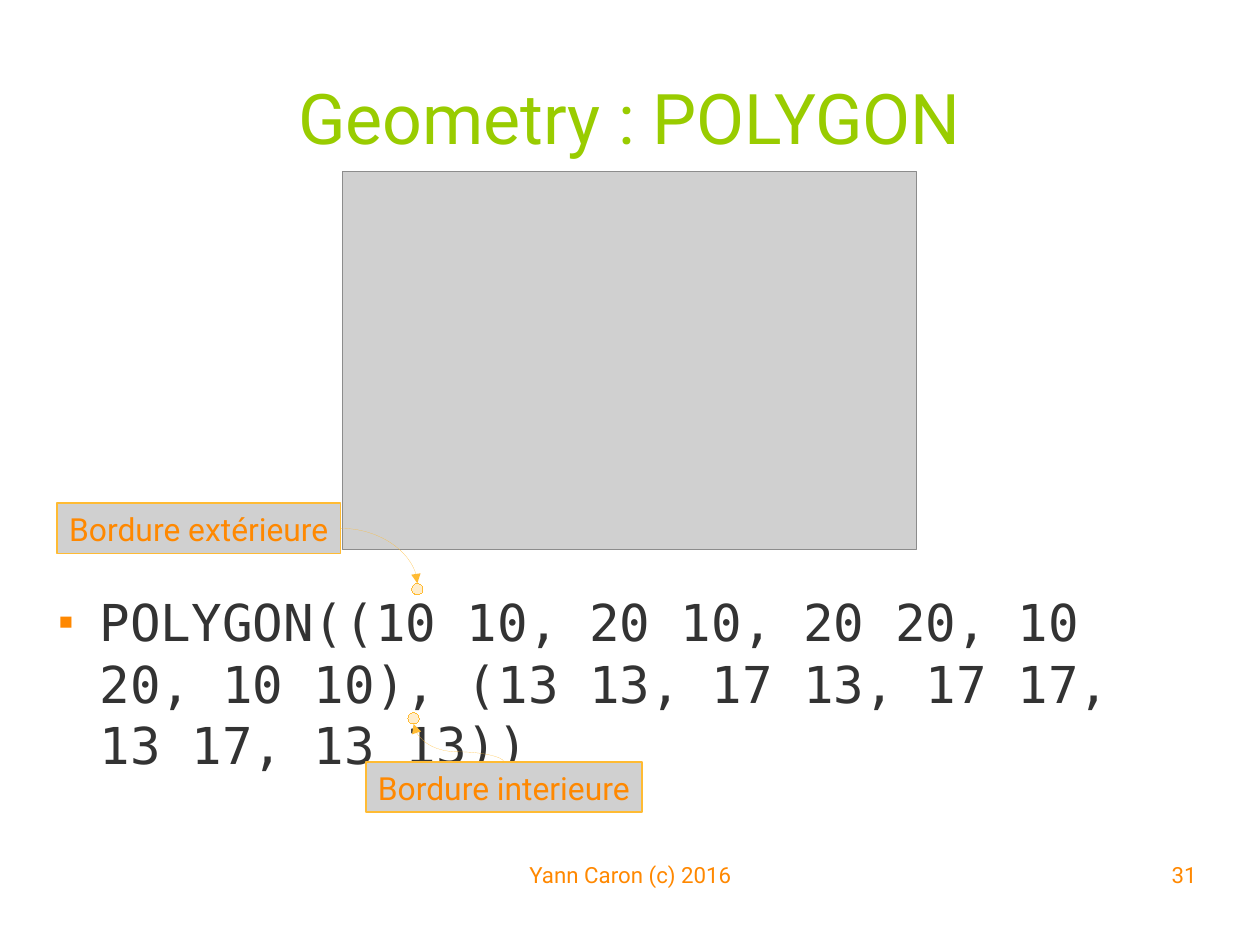
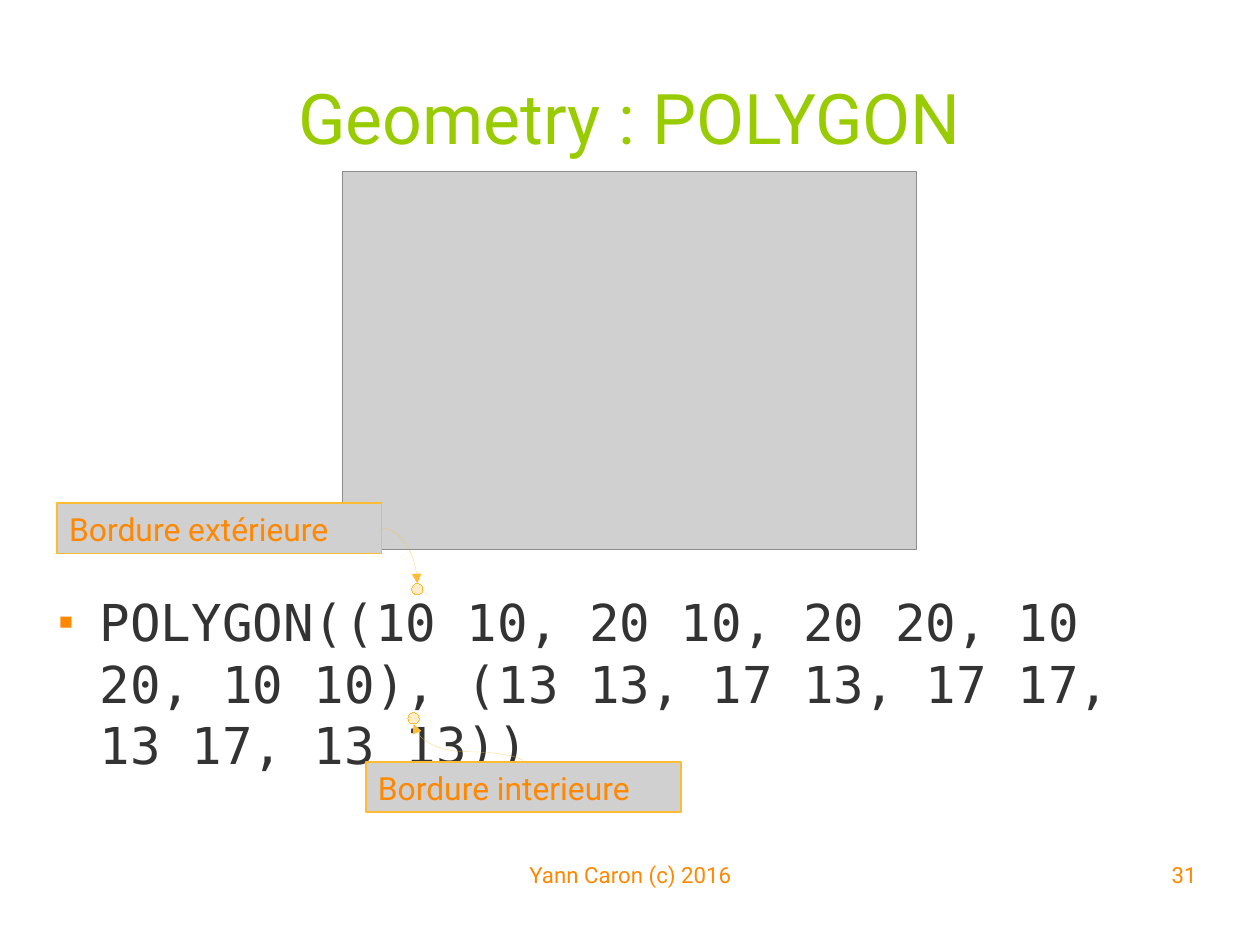
Before and after one commit to YannCaron/Android-ENSG, a slide deck: slide 31 of 10 - Spatialite.odp. Drawn at 1260x946 pixels with LibreOffice and Linux fonts; fonts in the diff are those of the drawing; grey boxes stand for pictures; background and template pictures are left out. Boxes give left, top, right and bottom in pixels: in the first picture for what was removed or moved away, otherwise in the second. Text is boxed around its words. In the diff, an @@ line names an element or a change of style, - is before the commit and + after.

```diff
--- a/10 - Spatialite.odp
+++ b/10 - Spatialite.odp
@@ picture "Bordure extérieure": place and size @@
-picture "Bordure extérieure" at bbox=[57, 503, 341, 553]
+picture "Bordure extérieure" at bbox=[57, 503, 382, 553]
@@ curved arrow moved from (341, 528) - (417, 583) to (382, 528) - (417, 583) @@
@@ curved arrow moved from (504, 761) - (414, 724) to (524, 761) - (414, 724) @@
@@ picture "Bordure interieure": place and size @@
-picture "Bordure interieure" at bbox=[366, 761, 643, 812]
+picture "Bordure interieure" at bbox=[366, 761, 681, 812]
```
Also in this commit, not shown: 11 other slides changed, 4 other files.
